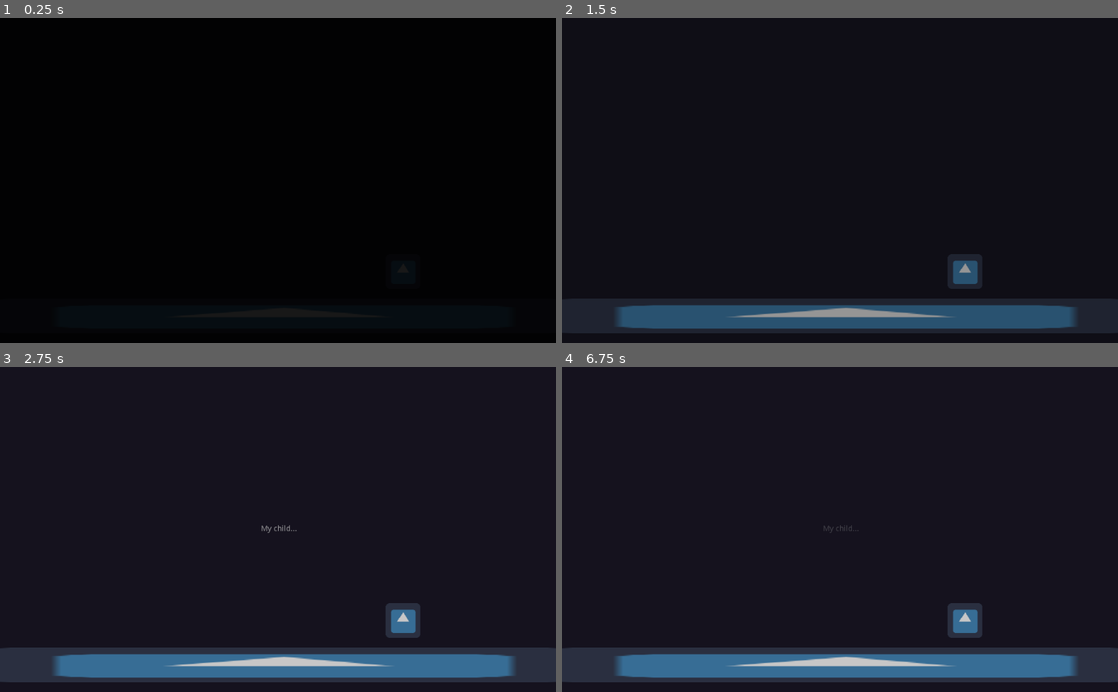
Above: before the commit, frames 1-4 (two rows, left to right).
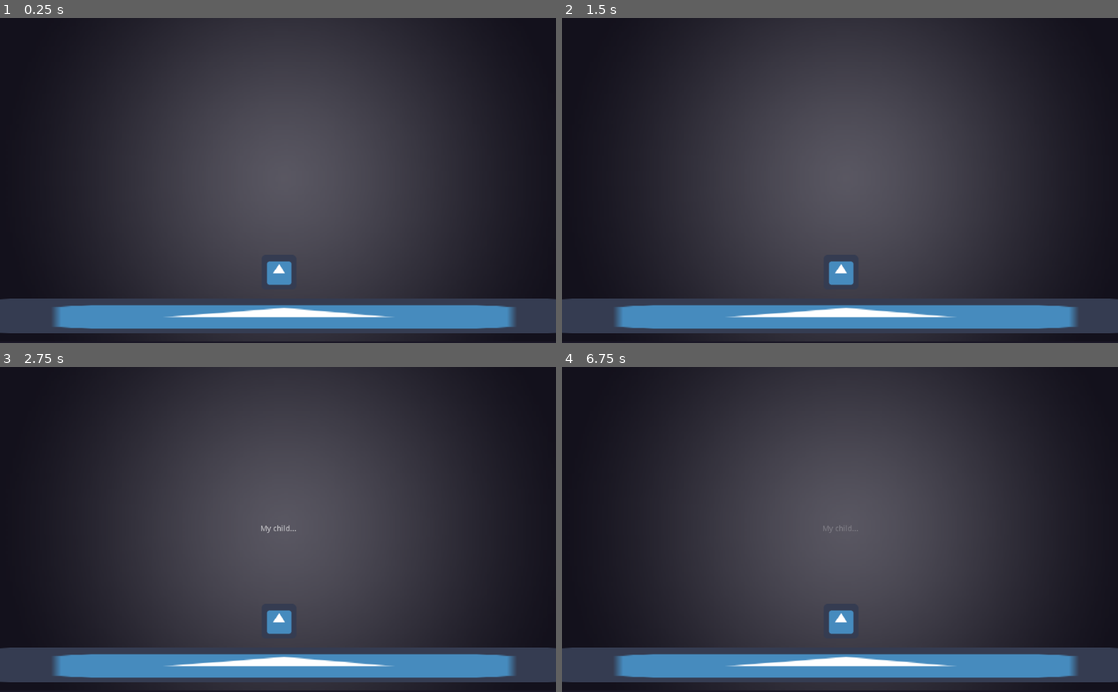
Above: after the commit, the same moments.

Repository: yeetables/Gami
Game: Godot game, scene res://Intro_original.tscn
The game is run twice, just before and just after one commit, with the same random seed, the same clock (stepped at 60 frames per second) and the same inputs. This scene is started directly instead of the project's main scene. The engine's default icon, where the game draws it, is replaced by a stand-in: a white triangle on a blue panel in a dark square.
Inputs (mouse positions are in pixels of both pictures, inside the frame that each line leads up to):
- Up to frame 1 (0.25 s): no input
- Up to frame 2 (1.5 s): move the mouse to (962, 164) at 0.52 s; hold D from 0.53 s (still down); tap Space (space) at 0.6 s; click (962, 164) at 0.67 s; move the mouse to (728, 196) at 1.27 s; tap 1 at 1.35 s
- Up to frame 3 (2.75 s): move the mouse to (333, 458) at 2.02 s; release D at 2.03 s; hold A from 2.03 s (still down); hold 2 from 2.03 s (still down)
- Up to frame 4 (6.75 s): tap Enter at 2.75, 4.25, 5.75 s; move the mouse to (812, 594) at 2.77 s; release A at 2.78 s; release 2 at 2.78 s; hold D 2.78-4.28 s; tap 3 at 2.85, 5.85 s; click (812, 594) at 2.92 s; tap Space (space) at 3.5, 3.6, 5, 6.5, 6.6 s; move the mouse to (1006, 578) at 3.52 s; move the mouse to (673, 480) at 4.27 s; hold A 4.28-5.03 s; tap 1 at 4.35 s; move the mouse to (867, 529) at 5.02 s; hold D 5.03-5.78 s; hold 2 5.03-5.78 s; click (867, 529) at 5.17 s; move the mouse to (756, 448) at 5.77 s; hold A from 5.78 s (still down); move the mouse to (962, 513) at 6.52 s

The runs differ from the first frame. In frame 1, 100% of the frame differs, in the area x 0-100%, y 0-100%; in frame 2, 67%; in frame 3, 53%; in frame 4, 53%.

Commit message:
cutscene

Diff:
--- a/src/Intro_original.tscn
+++ b/src/Intro_original.tscn
@@ -1,7 +1,8 @@
-[gd_scene load_steps=7 format=2]
+[gd_scene load_steps=8 format=2]
 
 [ext_resource path="res://Scripts/CutNode.gd" type="Script" id=1]
-[ext_resource path="res://Assets/icon.png" type="Texture" id=2]
+[ext_resource path="res://Assets/Sprites/download.jpg" type="Texture" id=2]
+[ext_resource path="res://Assets/icon.png" type="Texture" id=3]
 
 [sub_resource type="Animation" id=1]
 resource_name = "Player"
@@ -67,19 +68,25 @@
 [node name="Node" type="Node"]
 script = ExtResource( 1 )
 
+[node name="download" type="Sprite" parent="."]
+modulate = Color( 1, 1, 1, 0.27451 )
+position = Vector2( 13.4067, -3.79105 )
+scale = Vector2( 3.50566, 3.58676 )
+texture = ExtResource( 2 )
+
 [node name="Camera2D" type="Camera2D" parent="."]
 current = true
 
 [node name="icon" type="Sprite" parent="."]
-position = Vector2( 230.288, 168.086 )
-texture = ExtResource( 2 )
+position = Vector2( 1.73682, 169.492 )
+texture = ExtResource( 3 )
 
 [node name="Label" type="Label" parent="."]
 modulate = Color( 1, 1, 1, 0 )
-margin_left = -81.2898
-margin_top = -50.8383
-margin_right = 85.7102
-margin_bottom = 49.1617
+margin_left = -225.0
+margin_top = -51.0
+margin_right = 228.0
+margin_bottom = 49.0
 text = "Filler"
 align = 1
 valign = 1
@@ -96,13 +103,14 @@
 [node name="icon2" type="Sprite" parent="."]
 position = Vector2( 1.84961, 250.364 )
 scale = Vector2( 18.6633, 1 )
-texture = ExtResource( 2 )
+texture = ExtResource( 3 )
 
 [node name="Background" type="Sprite" parent="."]
-modulate = Color( 0, 0, 0, 0.215686 )
+visible = false
+modulate = Color( 0, 0, 0, 1 )
 position = Vector2( 19.4305, 24.45 )
 scale = Vector2( 21.9597, 12.1803 )
-texture = ExtResource( 2 )
+texture = ExtResource( 3 )
 
 [connection signal="animation_finished" from="AnimationPlayer" to="." method="_on_AnimationPlayer_animation_finished"]
 [connection signal="animation_finished" from="Fader" to="." method="_on_Fader_animation_finished"]
Binary file added: src/Assets/Sprites/download.jpg
Not shown, added: src/Assets/Sprites/download.jpg.import
Binary file added: src/Assets/Sprites/white.jpg
Not shown, added: src/Assets/Sprites/white.jpg.import
